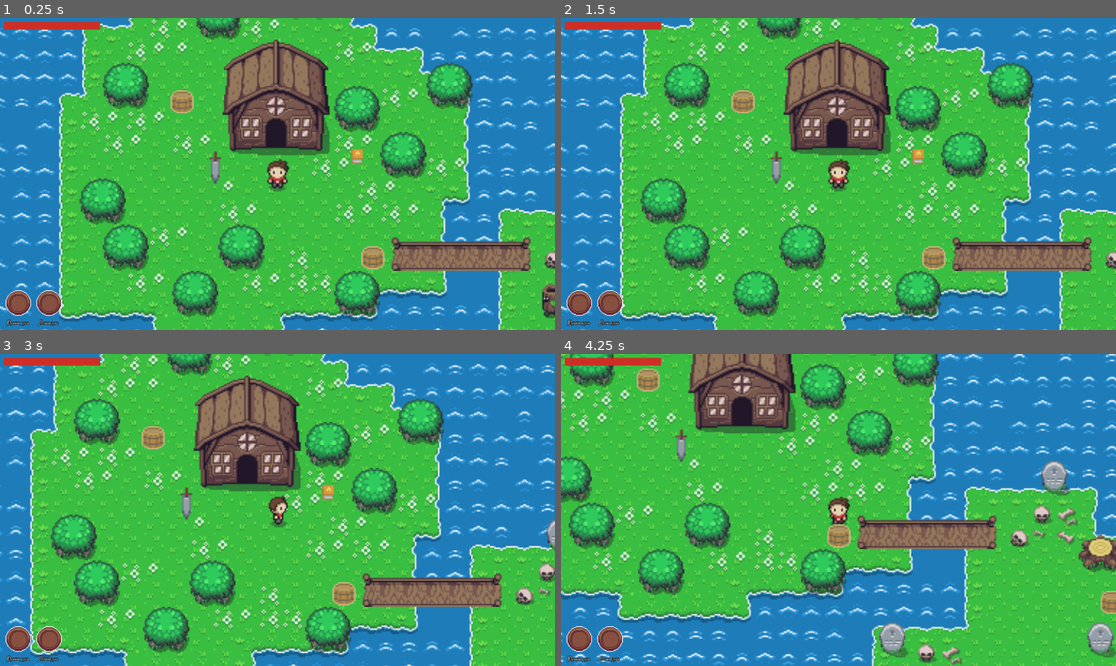
Above: before the commit, frames 1-4 (two rows, left to right).
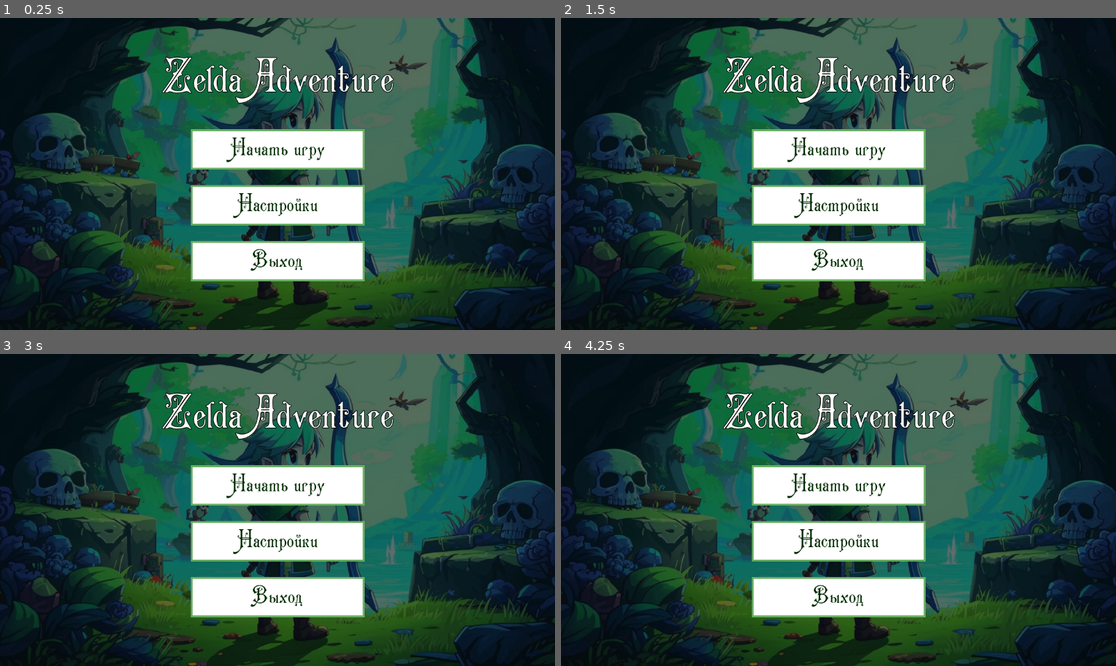
Above: after the commit, the same moments.

Repository: fbki-gamedev-trinity/zelda
Game: Godot game, scene res://scenes/main_menu.tscn
Same seed, same stepped clock (60 frames per second), same inputs: the game is played once before the commit and once after it. Before the commit the project starts from res://scenes/main.tscn.
Inputs (mouse positions are in pixels of both pictures, inside the frame that each line leads up to):
- Up to frame 1 (0.25 s): no input
- Up to frame 2 (1.5 s): click (838, 205) at 0.5 s, where only the run after the commit has a clickable "Настройки"; click (838, 149) at 1.25 s, where only the run after the commit has a clickable "Начать игру"
- Up to frame 3 (3 s): click (277, 485) at 2 s, where only the run after the commit has a clickable "Начать игру"; tap Enter at 2.75 s; hold Right (right) from 2.78 s (still down)
- Up to frame 4 (4.25 s): release Right (right) at 3.53 s; hold Down (down) from 3.53 s (still down)

The runs differ from the first frame. In frame 1, 99% of the frame differs, in the area x 0-100%, y 0-100%; in frame 2, 99%; in frame 3, 100%; in frame 4, 100%.

Commit message:
add menu (need fix)

Diff:
--- a/project.godot
+++ b/project.godot
@@ -11,7 +11,7 @@
 [application]
 
 config/name="zelda"
-run/main_scene="res://scenes/main.tscn"
+run/main_scene="res://scenes/main_menu.tscn"
 config/features=PackedStringArray("4.3", "Forward Plus")
 config/icon="res://icon.svg"
 
--- /dev/null
+++ b/scenes/main_menu.tscn
@@ -0,0 +1,177 @@
+[gd_scene load_steps=13 format=3 uid="uid://dvr3vtknlkvqm"]
+
+[ext_resource type="FontFile" uid="uid://bq2phat0leerj" path="res://assets/carmen.ttf" id="1_auhih"]
+[ext_resource type="Script" path="res://scripts/main_menu.gd" id="1_j54mm"]
+[ext_resource type="Texture2D" uid="uid://60sbmvhavyxv" path="res://assets/bg1.jpg" id="2_uiyai"]
+
+[sub_resource type="StyleBoxTexture" id="StyleBoxTexture_1ca0j"]
+texture = ExtResource("2_uiyai")
+modulate_color = Color(0.435192, 0.435192, 0.435192, 1)
+
+[sub_resource type="StyleBoxEmpty" id="StyleBoxEmpty_en7rm"]
+
+[sub_resource type="StyleBoxFlat" id="StyleBoxFlat_js7wy"]
+bg_color = Color(0.699316, 0.854903, 0.694253, 1)
+border_width_left = 4
+border_width_top = 4
+border_width_right = 4
+border_width_bottom = 4
+border_color = Color(0.410552, 0.683708, 0.394483, 1)
+
+[sub_resource type="StyleBoxFlat" id="StyleBoxFlat_1tjuv"]
+bg_color = Color(0.557108, 0.739861, 0.554132, 1)
+border_width_left = 4
+border_width_top = 4
+border_width_right = 4
+border_width_bottom = 4
+border_color = Color(0.410552, 0.683708, 0.394483, 1)
+
+[sub_resource type="StyleBoxFlat" id="StyleBoxFlat_lgqer"]
+bg_color = Color(1, 1, 1, 1)
+border_width_left = 4
+border_width_top = 4
+border_width_right = 4
+border_width_bottom = 4
+border_color = Color(0.410552, 0.683708, 0.394483, 1)
+
+[sub_resource type="StyleBoxFlat" id="StyleBoxFlat_bbptj"]
+bg_color = Color(0.699316, 0.854903, 0.694253, 1)
+border_width_left = 4
+border_width_top = 4
+border_width_right = 4
+border_width_bottom = 4
+border_color = Color(0.410552, 0.683708, 0.394483, 1)
+
+[sub_resource type="StyleBoxFlat" id="StyleBoxFlat_3wdpt"]
+bg_color = Color(0.557108, 0.739861, 0.554132, 1)
+border_width_left = 4
+border_width_top = 4
+border_width_right = 4
+border_width_bottom = 4
+border_color = Color(0.410552, 0.683708, 0.394483, 1)
+
+[sub_resource type="StyleBoxFlat" id="StyleBoxFlat_f8hyk"]
+bg_color = Color(0.699316, 0.854903, 0.694253, 1)
+border_width_left = 4
+border_width_top = 4
+border_width_right = 4
+border_width_bottom = 4
+border_color = Color(0.410552, 0.683708, 0.394483, 1)
+
+[sub_resource type="StyleBoxFlat" id="StyleBoxFlat_mac28"]
+bg_color = Color(0.557108, 0.739861, 0.554132, 1)
+border_width_left = 4
+border_width_top = 4
+border_width_right = 4
+border_width_bottom = 4
+border_color = Color(0.410552, 0.683708, 0.394483, 1)
+
+[node name="MainMenu" type="Control"]
+layout_mode = 3
+anchors_preset = 15
+anchor_right = 1.0
+anchor_bottom = 1.0
+grow_horizontal = 2
+grow_vertical = 2
+script = ExtResource("1_j54mm")
+
+[node name="Panel" type="Panel" parent="."]
+layout_mode = 1
+anchors_preset = 15
+anchor_right = 1.0
+anchor_bottom = 1.0
+grow_horizontal = 2
+grow_vertical = 2
+theme_override_styles/panel = SubResource("StyleBoxTexture_1ca0j")
+
+[node name="Label" type="Label" parent="."]
+layout_mode = 1
+anchors_preset = 8
+anchor_left = 0.5
+anchor_top = 0.5
+anchor_right = 0.5
+anchor_bottom = 0.5
+offset_left = -266.0
+offset_top = -253.0
+offset_right = 266.0
+offset_bottom = -139.0
+grow_horizontal = 2
+grow_vertical = 2
+theme_override_constants/line_spacing = 0
+theme_override_constants/shadow_offset_x = 0
+theme_override_constants/shadow_offset_y = 0
+theme_override_constants/outline_size = 5
+theme_override_constants/shadow_outline_size = 0
+theme_override_fonts/font = ExtResource("1_auhih")
+theme_override_font_sizes/font_size = 100
+text = "Zelda Adventure"
+horizontal_alignment = 1
+vertical_alignment = 1
+
+[node name="VBoxContainer" type="VBoxContainer" parent="."]
+layout_mode = 1
+anchors_preset = 8
+anchor_left = 0.5
+anchor_top = 0.5
+anchor_right = 0.5
+anchor_bottom = 0.5
+offset_left = -180.5
+offset_top = -93.0
+offset_right = 180.5
+offset_bottom = 223.0
+grow_horizontal = 2
+grow_vertical = 2
+theme_override_constants/separation = 32
+
+[node name="Button" type="Button" parent="VBoxContainer"]
+layout_mode = 2
+size_flags_vertical = 3
+theme_override_colors/font_hover_color = Color(0, 0.168627, 0, 1)
+theme_override_colors/font_pressed_color = Color(0, 0.168627, 0, 1)
+theme_override_colors/font_color = Color(0, 0.168627, 0, 1)
+theme_override_colors/icon_focus_color = Color(0, 0.168627, 0, 1)
+theme_override_constants/h_separation = 265
+theme_override_constants/icon_max_width = 0
+theme_override_constants/align_to_largest_stylebox = -110
+theme_override_fonts/font = ExtResource("1_auhih")
+theme_override_font_sizes/font_size = 50
+theme_override_styles/focus = SubResource("StyleBoxEmpty_en7rm")
+theme_override_styles/hover = SubResource("StyleBoxFlat_js7wy")
+theme_override_styles/pressed = SubResource("StyleBoxFlat_1tjuv")
+theme_override_styles/normal = SubResource("StyleBoxFlat_lgqer")
+text = "Начать игру
+"
+
+[node name="Button2" type="Button" parent="VBoxContainer"]
+layout_mode = 2
+size_flags_vertical = 3
+theme_override_colors/font_hover_color = Color(0, 0.168627, 0, 1)
+theme_override_colors/font_pressed_color = Color(0, 0.168627, 0, 1)
+theme_override_colors/font_color = Color(0, 0.168627, 0, 1)
+theme_override_colors/icon_focus_color = Color(0, 0.168627, 0, 1)
+theme_override_fonts/font = ExtResource("1_auhih")
+theme_override_font_sizes/font_size = 50
+theme_override_styles/focus = SubResource("StyleBoxEmpty_en7rm")
+theme_override_styles/hover = SubResource("StyleBoxFlat_bbptj")
+theme_override_styles/pressed = SubResource("StyleBoxFlat_3wdpt")
+theme_override_styles/normal = SubResource("StyleBoxFlat_lgqer")
+text = "Настройки"
+
+[node name="Button3" type="Button" parent="VBoxContainer"]
+layout_mode = 2
+size_flags_vertical = 3
+theme_override_colors/font_hover_color = Color(0, 0.168627, 0, 1)
+theme_override_colors/font_pressed_color = Color(0, 0.168627, 0, 1)
+theme_override_colors/font_color = Color(0, 0.168627, 0, 1)
+theme_override_colors/icon_focus_color = Color(0, 0.168627, 0, 1)
+theme_override_fonts/font = ExtResource("1_auhih")
+theme_override_font_sizes/font_size = 50
+theme_override_styles/focus = SubResource("StyleBoxEmpty_en7rm")
+theme_override_styles/hover = SubResource("StyleBoxFlat_f8hyk")
+theme_override_styles/pressed = SubResource("StyleBoxFlat_mac28")
+theme_override_styles/normal = SubResource("StyleBoxFlat_lgqer")
+text = "Выход"
+
+[connection signal="pressed" from="VBoxContainer/Button" to="." method="_on_start_pressed"]
+[connection signal="pressed" from="VBoxContainer/Button2" to="." method="_on_settings_pressed"]
+[connection signal="pressed" from="VBoxContainer/Button3" to="." method="_on_exit_pressed"]
--- /dev/null
+++ b/scripts/main_menu.gd
@@ -0,0 +1,23 @@
+extends Control
+
+
+# Called when the node enters the scene tree for the first time.
+func _ready() -> void:
+	pass # Replace with function body.
+
+
+# Called every frame. 'delta' is the elapsed time since the previous frame.
+func _process(delta: float) -> void:
+	pass
+
+
+func _on_start_pressed() -> void:
+	get_tree().change_scene_to_file("res://scenes/main.tscn")
+
+
+func _on_settings_pressed() -> void:
+	pass # Replace with function body.
+
+
+func _on_exit_pressed() -> void:
+	get_tree().quit()
Binary file added: assets/bg1.jpg
Not shown, added: assets/bg1.jpg.import
